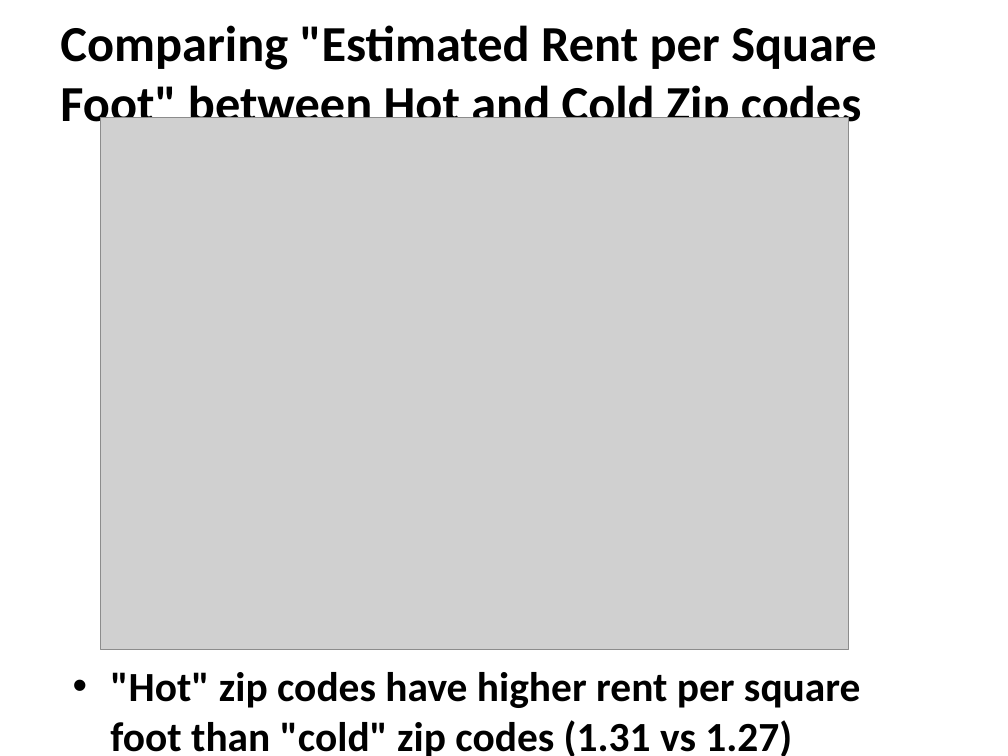
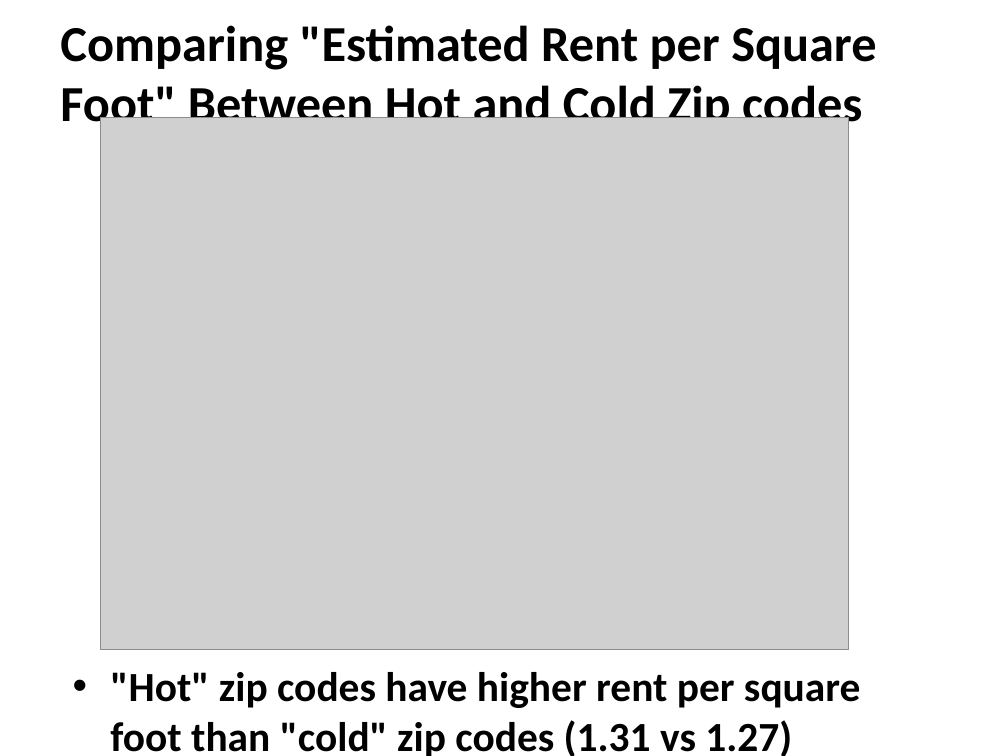
Before and after one commit to wlau0721/sliderule, a slide deck: slide 11 of CapstoneProject/CapstoneFinalReportPresentation-RentalInvestmentAnalysis.pptx (slide 10 before the commit). Drawn at 1008x756 pixels with LibreOffice and Linux fonts; fonts in the diff are those of the drawing; grey boxes stand for pictures. Boxes give left, top, right and bottom in pixels: in the first picture for what was removed or moved away, otherwise in the second. Text is boxed around its words. In the diff, an @@ line names an element or a change of style, - is before the commit and + after.

```diff
--- a/CapstoneProject/CapstoneFinalReportPresentation-RentalInvestmentAnalysis.pptx
+++ b/CapstoneProject/CapstoneFinalReportPresentation-RentalInvestmentAnalysis.pptx
@@ title at box(60, 25, 876, 133): text changed @@
-Comparing "Estimated Rent per Square Foot" between Hot and Cold Zip codes
+Comparing "Estimated Rent per Square Foot" Between Hot and Cold Zip codes
```
Also in this commit, not shown: 12 other slides changed, 2 slides added, 2 other files.
